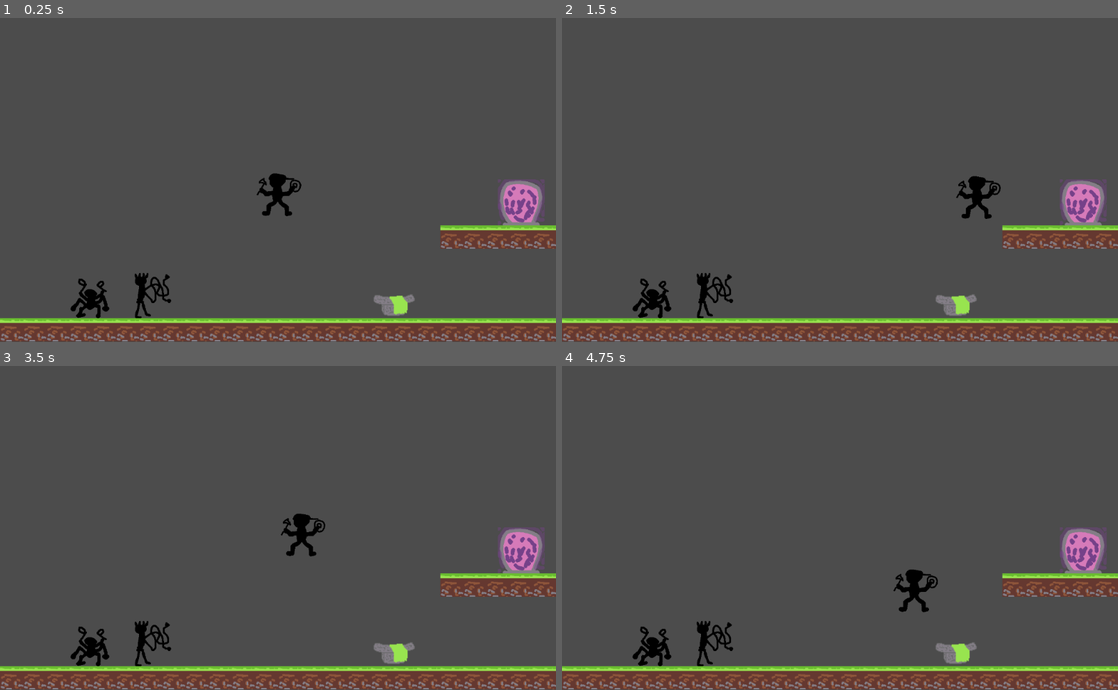
Above: before the commit, frames 1-4 (two rows, left to right).
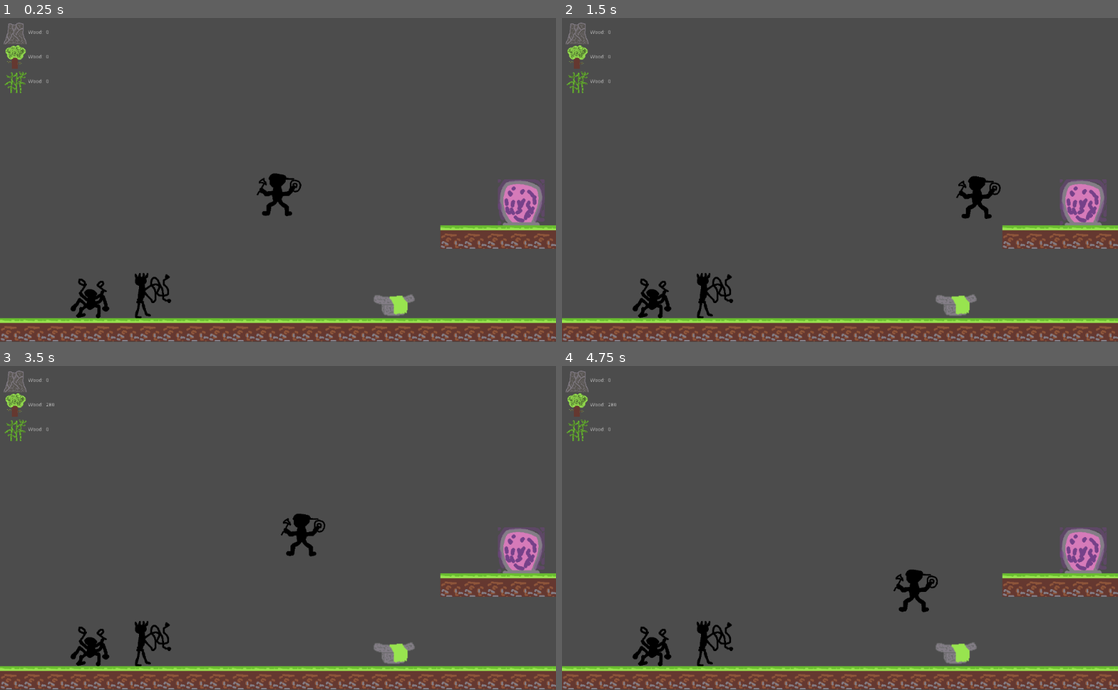
Above: after the commit, the same moments.

Repository: judo347/Project-GatheringPlatform
Game: Godot game, scene res://gamefiles/scenes/World.tscn
Same seed, same stepped clock (60 frames per second), same inputs: the game is played once before the commit and once after it.
Inputs:
- Up to frame 1 (0.25 s): no input
- Up to frame 2 (1.5 s): hold Right (ui_right) from 0.53 s (still down); tap Up (ui_up) at 0.77 s
- Up to frame 3 (3.5 s): tap Up (ui_up) at 1.52, 3.02 s; release Right (ui_right) at 2.03 s; hold Left (ui_left) 2.03-2.78 s; hold Right (ui_right) from 2.78 s (still down)
- Up to frame 4 (4.75 s): tap Up (ui_up) at 3.77, 4.52 s; release Right (ui_right) at 4.28 s; hold Left (ui_left) from 4.28 s (still down)

The runs differ from the first frame. In frame 1, 0.4% of the frame differs, in the area x 0-9%, y 1-24%; in frame 2, 0.4%; in frame 3, 0.4%, in the area x 0-10%, y 1-24%; in frame 4, 0.4%.

Commit message:
You can now gather wood and it is displayed in the permanent UI in Homebase.

Diff:
--- a/Project-Gathering Platform/gamefiles/scenes/World.tscn
+++ b/Project-Gathering Platform/gamefiles/scenes/World.tscn
@@ -12,6 +12,10 @@
 [ext_resource path="res://resources/01/Portal001.png" type="Texture" id=10]
 [ext_resource path="res://gamefiles/tilesets/tileset02.tres" type="TileSet" id=11]
 [ext_resource path="res://gamefiles/scripts/UIManager.gd" type="Script" id=12]
+[ext_resource path="res://gamefiles/scripts/PermanentUIManager.gd" type="Script" id=13]
+[ext_resource path="res://resources/01/Material002.png" type="Texture" id=14]
+[ext_resource path="res://resources/01/Material003.png" type="Texture" id=15]
+[ext_resource path="res://resources/01/Material001.png" type="Texture" id=16]
 
 [sub_resource type="RectangleShape2D" id=1]
 extents = Vector2( 64, 32 )
@@ -140,6 +144,93 @@
 margin_bottom = 240.0
 grow_horizontal = 2
 size_flags_horizontal = 0
+
+[node name="PermanentUI" type="Node2D" parent="UImaster"]
+editor/display_folded = true
+position = Vector2( -768, -448 )
+script = ExtResource( 13 )
+
+[node name="MarginContainer" type="MarginContainer" parent="UImaster/PermanentUI"]
+margin_left = 10.0
+margin_top = 10.0
+margin_right = 10.0
+margin_bottom = 10.0
+
+[node name="HBoxContainer" type="HBoxContainer" parent="UImaster/PermanentUI/MarginContainer"]
+margin_right = 117.0
+margin_bottom = 200.0
+
+[node name="InfoBars" type="VBoxContainer" parent="UImaster/PermanentUI/MarginContainer/HBoxContainer"]
+margin_right = 117.0
+margin_bottom = 200.0
+
+[node name="BarStone" type="HBoxContainer" parent="UImaster/PermanentUI/MarginContainer/HBoxContainer/InfoBars"]
+margin_right = 117.0
+margin_bottom = 64.0
+
+[node name="TextureRect" type="TextureRect" parent="UImaster/PermanentUI/MarginContainer/HBoxContainer/InfoBars/BarStone"]
+margin_right = 64.0
+margin_bottom = 64.0
+texture = ExtResource( 14 )
+
+[node name="Label" type="Label" parent="UImaster/PermanentUI/MarginContainer/HBoxContainer/InfoBars/BarStone"]
+margin_left = 68.0
+margin_top = 25.0
+margin_right = 113.0
+margin_bottom = 39.0
+text = "Wood: "
+
+[node name="Value" type="Label" parent="UImaster/PermanentUI/MarginContainer/HBoxContainer/InfoBars/BarStone"]
+margin_left = 117.0
+margin_top = 25.0
+margin_right = 117.0
+margin_bottom = 39.0
+
+[node name="BarWood" type="HBoxContainer" parent="UImaster/PermanentUI/MarginContainer/HBoxContainer/InfoBars"]
+margin_top = 68.0
+margin_right = 117.0
+margin_bottom = 132.0
+
+[node name="TextureRect" type="TextureRect" parent="UImaster/PermanentUI/MarginContainer/HBoxContainer/InfoBars/BarWood"]
+margin_right = 64.0
+margin_bottom = 64.0
+texture = ExtResource( 15 )
+
+[node name="Label" type="Label" parent="UImaster/PermanentUI/MarginContainer/HBoxContainer/InfoBars/BarWood"]
+margin_left = 68.0
+margin_top = 25.0
+margin_right = 113.0
+margin_bottom = 39.0
+text = "Wood: "
+
+[node name="Value" type="Label" parent="UImaster/PermanentUI/MarginContainer/HBoxContainer/InfoBars/BarWood"]
+margin_left = 117.0
+margin_top = 25.0
+margin_right = 117.0
+margin_bottom = 39.0
+
+[node name="BarGrass" type="HBoxContainer" parent="UImaster/PermanentUI/MarginContainer/HBoxContainer/InfoBars"]
+margin_top = 136.0
+margin_right = 117.0
+margin_bottom = 200.0
+
+[node name="TextureRect" type="TextureRect" parent="UImaster/PermanentUI/MarginContainer/HBoxContainer/InfoBars/BarGrass"]
+margin_right = 64.0
+margin_bottom = 64.0
+texture = ExtResource( 16 )
+
+[node name="Label" type="Label" parent="UImaster/PermanentUI/MarginContainer/HBoxContainer/InfoBars/BarGrass"]
+margin_left = 68.0
+margin_top = 25.0
+margin_right = 113.0
+margin_bottom = 39.0
+text = "Wood: "
+
+[node name="Value" type="Label" parent="UImaster/PermanentUI/MarginContainer/HBoxContainer/InfoBars/BarGrass"]
+margin_left = 117.0
+margin_top = 25.0
+margin_right = 117.0
+margin_bottom = 39.0
 [connection signal="body_entered" from="CharacterSelection/Slot1" to="CharacterSelection" method="_on_Area2D_body_entered" binds= [ 1 ]]
 [connection signal="body_exited" from="CharacterSelection/Slot1" to="CharacterSelection" method="_on_Area2D_body_exited" binds= [ 1 ]]
 [connection signal="body_entered" from="CharacterSelection/Slot2" to="CharacterSelection" method="_on_Area2D_body_entered" binds= [ 2 ]]
--- /dev/null
+++ b/Project-Gathering Platform/gamefiles/scripts/PermanentUIManager.gd
@@ -0,0 +1,30 @@
+extends Node2D
+
+var label_wood_value = null
+var label_stone_value = null
+var label_grass_value = null
+
+# Called when the node enters the scene tree for the first time.
+func _ready():
+	label_grass_value = get_node("MarginContainer/HBoxContainer/InfoBars/BarGrass/Value")
+	label_stone_value = get_node("MarginContainer/HBoxContainer/InfoBars/BarStone/Value")
+	label_wood_value = get_node("MarginContainer/HBoxContainer/InfoBars/BarWood/Value")
+
+	set_material_label_values(playerInventory.material_wood_count,
+								playerInventory.material_grass_count,
+								playerInventory.material_stone_count)
+
+func set_material_label_values(amount_wood, amount_grass, amount_stone):
+	set_material_label_value(enums.MaterialEnum.GRASS, amount_grass)
+	set_material_label_value(enums.MaterialEnum.WOOD, amount_wood)
+	set_material_label_value(enums.MaterialEnum.STONE, amount_stone)
+
+# Called every frame. 'delta' is the elapsed time since the previous frame.
+#func _process(delta):
+#	pass
+
+func set_material_label_value(type, amount):
+	match type:
+		enums.MaterialEnum.GRASS: label_grass_value.text = str(amount)
+		enums.MaterialEnum.WOOD: label_wood_value.text = str(amount)
+		enums.MaterialEnum.STONE: label_stone_value.text = str(amount)
--- a/Project-Gathering Platform/gamefiles/scripts/playerKinematicBody.gd
+++ b/Project-Gathering Platform/gamefiles/scripts/playerKinematicBody.gd
@@ -12,7 +12,6 @@
 	get_node("Sprite").texture = playerData.texture
 	if get_parent().name == "Level":
 		.get_node("Camera2D").set_offset(Vector2(0, 350))
-	pass
 
 # Called every frame. 'delta' is the elapsed time since the previous frame.
 func _physics_process(delta):
Not shown: 1 places in Project-Gathering Platform/gamefiles/scenes/World.tscn that only renumber resources
